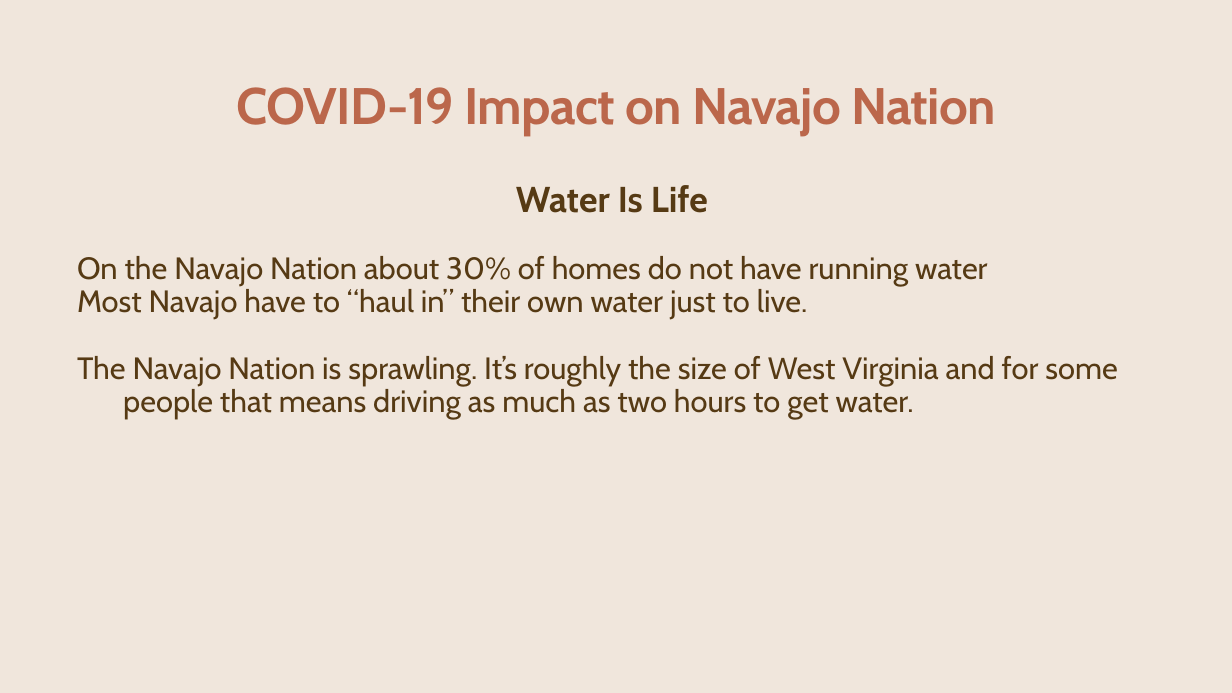
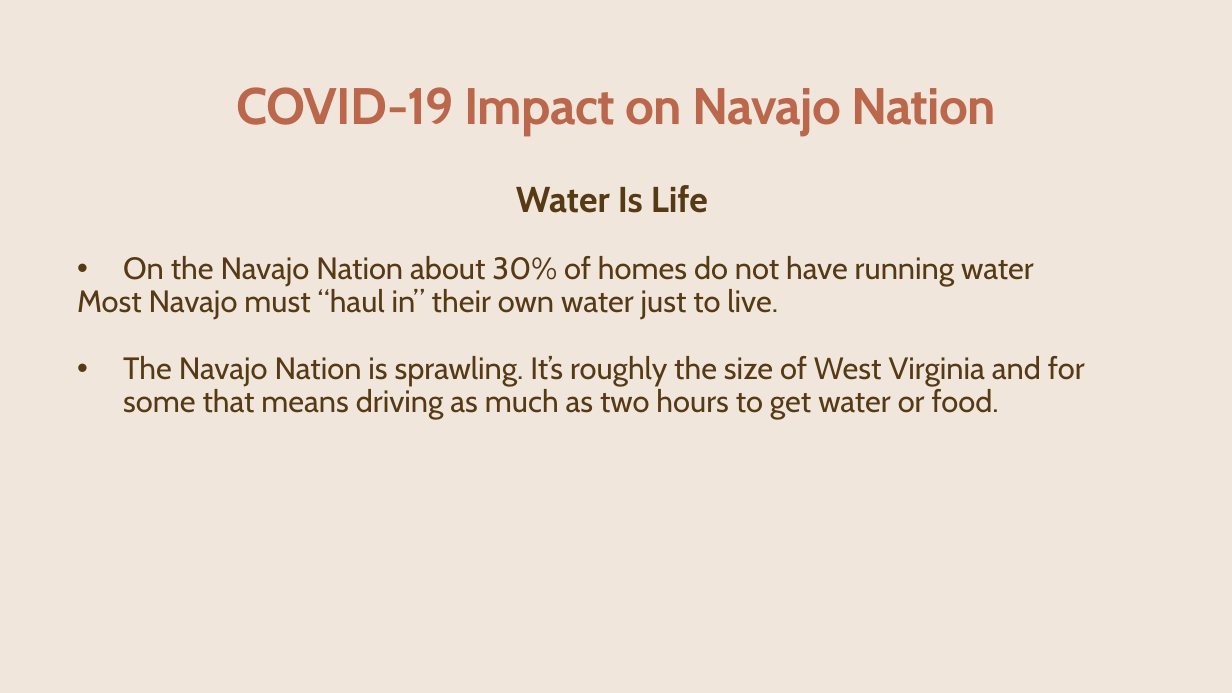
Before and after one commit to CCostenbader/Covid-19-effects-on-the-Navajo-Nation-Indian-Tribe, a slide deck: slide 7 of FinalPPMatt.pptx. Drawn at 1232x693 pixels with LibreOffice and Linux fonts; fonts in the diff are those of the drawing; background and template pictures are left out. Boxes give left, top, right and bottom in pixels: in the first picture for what was removed or moved away, otherwise in the second. Text is boxed around its words. In the diff, an @@ line names an element or a change of style, - is before the commit and + after.

```diff
--- a/FinalPPMatt.pptx
+++ b/FinalPPMatt.pptx
@@ text at (123, 256, 1034, 286): bullet none to • @@
@@ text at (77, 286, 1085, 419): text changed @@
-Most Navajo have to “haul in” their own water just to live.
-The Navajo Nation is sprawling. It’s roughly the size of West Virginia and for some people that means driving as much as two hours to get water.
+Most Navajo must “haul in” their own water just to live.
+• The Navajo Nation is sprawling. It’s roughly the size of West Virginia and for some that means driving as much as two hours to get water or food.
```
Also in this commit, not shown: 7 other slides changed.
